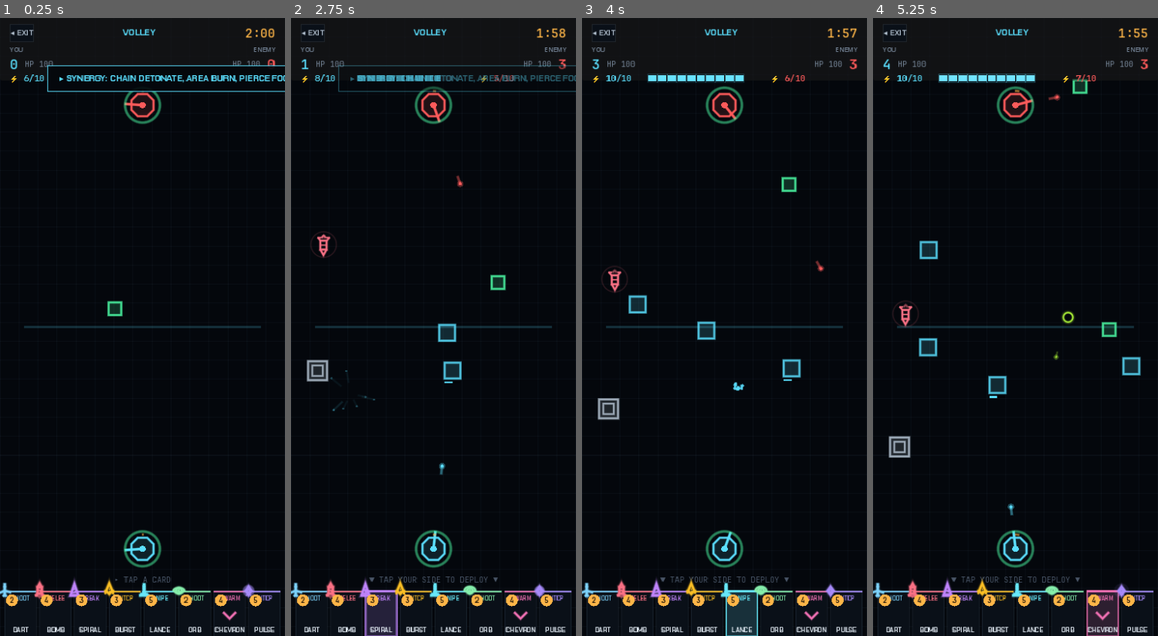
Above: before the commit, frames 1-4 (left to right).
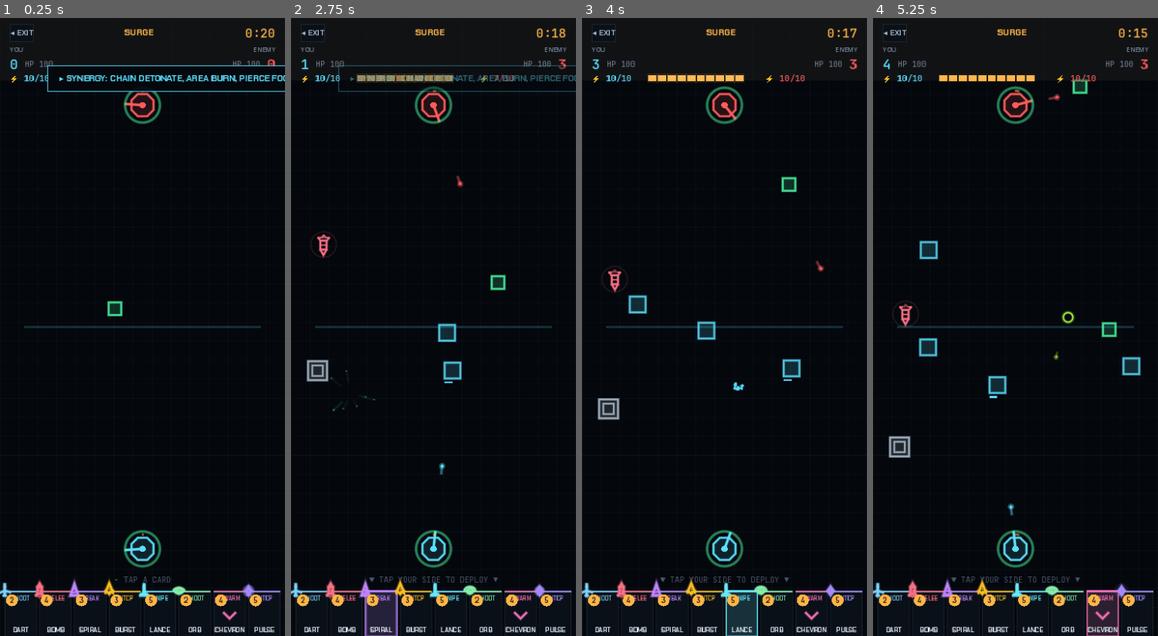
Above: after the commit, the same moments.

Repository: Catalyst86/battle-vector
Game: Godot game, scene res://scenes/match/volley/match_volley.tscn
Same seed, same stepped clock (60 frames per second), same inputs: the game is played once before the commit and once after it. This scene is started directly instead of the project's main scene.
Inputs (mouse positions are in pixels of both pictures, inside the frame that each line leads up to):
- Up to frame 1 (0.25 s): no input
- Up to frame 2 (2.75 s): tap A at 0.5 s; move the mouse to (310, 611) at 0.52 s; click (310, 611) at 0.67 s; move the mouse to (345, 611) at 1.27 s; click (345, 611) at 1.42 s; move the mouse to (382, 611) at 2.02 s; click (382, 611) at 2.17 s
- Up to frame 3 (4 s): move the mouse to (707, 611) at 2.77 s; click (707, 611) at 2.92 s; move the mouse to (741, 611) at 3.52 s; click (741, 611) at 3.67 s
- Up to frame 4 (5.25 s): move the mouse to (1066, 611) at 4.27 s; click (1066, 611) at 4.42 s; move the mouse to (1103, 611) at 5.02 s; click (1103, 611) at 5.17 s

The runs differ from the first frame. In frame 1, 0.2% of the frame differs, in the area x 8-94%, y 1-11%; in frame 2, 0.7%; in frame 3, 0.7%; in frame 4, 0.7%, in the area x 23-94%, y 1-11%.

Commit message:
feat(pacing): SURGE opening phase — full mana, 2x regen, 20-25s
Adds a SURGE sub-phase to both match modes. The idea: the 20 seconds
after BUILD (or in Volley, the first 20 seconds of the match) are
where most "nothing's happening yet" frustration lives. Surge kills
that window — everyone enters with full mana, regen doubles, phase
label flips amber with an amber pip bar to telegraph the boost.

Flow:
  classic:  BUILD → SURGE (25s) → MATCH (155s) → OVERTIME (60s)
  volley:   SURGE (20s)        → MATCH (100s) → OVERTIME (60s)

Total in-match time unchanged; the opening is just repartitioned so
the player hits the ground running instead of waiting for mana pips
to crawl back.

GameConfig gains `surge_seconds` + `surge_mana_regen_mult` exports
(set to 0.0 to disable Surge if a designer wants the old pacing back).
Volley keeps its values as module-local consts since its pacing is
already tuned separately from classic.

Bots get the full-mana start + boosted regen too so their first wave
is as punchy as the player's — asymmetry here would feel exploitable.
Deploy preview / card selection / win detection all accept SURGE as
an active phase so nothing's gated weirdly.

Lays the phase-label infrastructure that the upcoming Overtime Rift +
catch-up economy work will plug into.

Diff:
--- a/vector/resources/game_config.gd
+++ b/vector/resources/game_config.gd
@@ -36,6 +36,15 @@
 @export var mana_start: int = 6
 @export_range(0.1, 5.0, 0.05) var mana_regen_per_sec: float = 1.0
 
+@export_group("Surge phase")
+## Duration (seconds) of the SURGE opening sub-phase that fires at the
+## start of MATCH. During Surge the player enters with full mana and the
+## regen rate is multiplied — cuts the dead zone between BUILD and first
+## meaningful engagement. Set to 0 to disable Surge entirely.
+@export_range(0.0, 60.0, 0.5) var surge_seconds: float = 25.0
+## Mana regen multiplier applied during SURGE. 2.0 = double speed.
+@export_range(1.0, 5.0, 0.1) var surge_mana_regen_mult: float = 2.0
+
 @export_group("Projectiles")
 @export var projectile_speed: float = 260.0
 @export var projectile_trail_length: int = 6
--- a/vector/scripts/match/match.gd
+++ b/vector/scripts/match/match.gd
@@ -4,7 +4,7 @@
 ## 2v2 spawns an ally bot on your side + two enemy bots on theirs. When
 ## networking lands, the bots are replaced by remote peers.
 
-enum Phase { BUILD, MATCH, OVERTIME, OVER }
+enum Phase { BUILD, SURGE, MATCH, OVERTIME, OVER }
 
 @export var deck: Array[CardData] = []
 ## Seconds between bot spawn attempts during MATCH/OVERTIME.
@@ -371,11 +371,14 @@
 		_refresh_ui()
 		return
 	var cfg := GameConfig.data
-	_mana = minf(_mana + cfg.mana_regen_per_sec * delta, float(cfg.mana_max))
+	# SURGE multiplies mana regen for both player and bots — feels like the
+	# match is "hot" from second one rather than a slow ramp.
+	var regen_mult: float = cfg.surge_mana_regen_mult if phase == Phase.SURGE else 1.0
+	_mana = minf(_mana + cfg.mana_regen_per_sec * delta * regen_mult, float(cfg.mana_max))
 	for b in _bots:
 		# Aggressive personas regenerate + act faster. Multiplier range 0.7–1.3.
 		var aggro_mult: float = 0.7 + 0.6 * clampf(b.aggression, 0.0, 1.0)
-		b.mana = minf(b.mana + cfg.mana_regen_per_sec * delta * aggro_mult, float(cfg.mana_max))
+		b.mana = minf(b.mana + cfg.mana_regen_per_sec * delta * aggro_mult * regen_mult, float(cfg.mana_max))
 		b.timer += delta
 		if b.timer >= bot_spawn_interval / aggro_mult:
 			b.timer = 0.0
@@ -446,7 +449,25 @@
 		return
 	SfxBank.play(&"match_start")
 	PlayerProfile.buzz(45)
-	phase = Phase.MATCH
+	var cfg := GameConfig.data
+	# Enter SURGE if configured — full mana + boosted regen for the opening
+	# window so the player can punch aggressively right out of BUILD. If
+	# surge_seconds is 0 we skip straight to MATCH for designer flexibility.
+	if cfg.surge_seconds > 0.0:
+		phase = Phase.SURGE
+		_time_left = cfg.surge_seconds
+		_mana = float(cfg.mana_max)
+		for b in _bots:
+			b.mana = float(cfg.mana_max)
+		phase_label.text = "SURGE"
+		phase_label.add_theme_color_override("font_color", Palette.UI_AMBER)
+		if mana_bar is ManaBar:
+			(mana_bar as ManaBar).pip_color = Palette.UI_AMBER
+			mana_bar.queue_redraw()
+	else:
+		phase = Phase.MATCH
+		_time_left = float(cfg.match_seconds)
+		phase_label.text = "MATCH"
 	_wall_mode = false
 	# Every bot gets its own 3-wall allotment auto-placed on the correct side.
 	for b in _bots:
@@ -454,7 +475,6 @@
 	wall_toggle.visible = false
 	start_btn.visible = false
 	hand.set_interactive(true)
-	phase_label.text = "MATCH"
 	_refresh_ui()
 	_update_hint()
 	_update_coach()
@@ -696,7 +716,17 @@
 
 func _advance_phase() -> void:
 	var cfg := GameConfig.data
-	if phase == Phase.MATCH:
+	if phase == Phase.SURGE:
+		# Surge ended — enter MATCH with the remaining share of match_seconds
+		# so total in-match time stays balanced (25s SURGE + 155s MATCH = 180s).
+		phase = Phase.MATCH
+		_time_left = maxf(0.0, float(cfg.match_seconds) - cfg.surge_seconds)
+		phase_label.text = "MATCH"
+		phase_label.add_theme_color_override("font_color", Palette.UI_CYAN)
+		if mana_bar is ManaBar:
+			(mana_bar as ManaBar).pip_color = Palette.UI_CYAN
+			mana_bar.queue_redraw()
+	elif phase == Phase.MATCH:
 		phase = Phase.OVERTIME
 		_time_left = float(cfg.overtime_seconds)
 		phase_label.text = "OVERTIME"
@@ -829,7 +859,7 @@
 	_update_coach()
 
 func _update_preview(screen: Vector2) -> void:
-	if phase != Phase.MATCH and phase != Phase.OVERTIME:
+	if phase != Phase.SURGE and phase != Phase.MATCH and phase != Phase.OVERTIME:
 		preview.hide_preview()
 		return
 	if _selected == null:
--- a/vector/scripts/match/volley/match_volley.gd
+++ b/vector/scripts/match/volley/match_volley.gd
@@ -4,7 +4,7 @@
 ## match_confirm, game_over) — just the in-match phase is specific to this
 ## mode.
 
-enum Phase { MATCH, OVERTIME, OVER }
+enum Phase { SURGE, MATCH, OVERTIME, OVER }
 
 const SQUARE_SCENE: PackedScene = preload("res://scenes/match/volley/square.tscn")
 const GUN_SCENE: PackedScene = preload("res://scenes/match/volley/gun.tscn")
@@ -31,6 +31,10 @@
 const MATCH_SECONDS: float = 120.0
 const OVERTIME_SECONDS: float = 60.0
 const OT_MARGIN: int = 10  # overtime ends when a side leads by this many
+## Opening sub-phase — enters with full mana + doubled regen. Cuts the
+## "nothing's happening yet" dead zone and encourages early deploys.
+const SURGE_SECONDS: float = 20.0
+const SURGE_MANA_REGEN_MULT: float = 2.0
 ## Field bounds — extended slightly to give squares more runway (descent
 ## distance drives how long the player has to react per spawn). Each side
 ## gets ~315 px instead of ~270.
@@ -65,15 +69,15 @@
 	var favour_roles: Array = []
 	var display_name: String = ""
 
-var phase: Phase = Phase.MATCH
-var _time_left: float = MATCH_SECONDS
+var phase: Phase = Phase.SURGE
+var _time_left: float = SURGE_SECONDS
 var _player_score: int = 0
 var _enemy_score: int = 0
 var _player_gun: Gun
 var _enemy_gun: Gun
 var _deck: Array[CardData] = []
 var _selected: CardData = null
-var _mana: float = MANA_START
+var _mana: float = float(MANA_MAX)
 var _bots: Array[BotState] = []
 
 func _ready() -> void:
@@ -92,6 +96,11 @@
 	_spawn_guns()
 	_setup_hand()
 	_setup_bots()
+	# Kick off SURGE — full mana for everyone so the first 20 seconds are
+	# a kinetic opening rather than waiting for the pip bar to fill.
+	_mana = float(MANA_MAX)
+	for b in _bots:
+		b.mana = float(MANA_MAX)
 	_apply_hud_style()
 	_refresh_hud()
 	SfxBank.play(&"match_start")
@@ -248,7 +257,14 @@
 
 func _apply_hud_style() -> void:
 	phase_label.add_theme_font_override("font", Palette.FONT_DISPLAY_BOLD)
-	phase_label.add_theme_color_override("font_color", Palette.UI_CYAN)
+	# Amber during the SURGE opening, cyan once MATCH proper starts. Set
+	# here (post-_setup) so the initial state reads "SURGE" in amber right
+	# on boot without a frame of stale cyan.
+	if phase == Phase.SURGE:
+		phase_label.text = "SURGE"
+		phase_label.add_theme_color_override("font_color", Palette.UI_AMBER)
+	else:
+		phase_label.add_theme_color_override("font_color", Palette.UI_CYAN)
 	timer_label.add_theme_font_override("font", Palette.FONT_MONO_BOLD)
 	timer_label.add_theme_color_override("font_color", Palette.UI_AMBER)
 	player_score_label.add_theme_font_override("font", Palette.FONT_MONO_BOLD)
@@ -266,7 +282,9 @@
 	enemy_mana_label.add_theme_font_override("font", Palette.FONT_MONO_BOLD)
 	enemy_mana_label.add_theme_color_override("font_color", Palette.UI_RED)
 	if mana_bar is ManaBar:
-		(mana_bar as ManaBar).pip_color = Palette.UI_CYAN
+		# Pips read amber during SURGE so the boosted regen is visible, then
+		# flip to cyan when _advance_phase transitions into MATCH.
+		(mana_bar as ManaBar).pip_color = Palette.UI_AMBER if phase == Phase.SURGE else Palette.UI_CYAN
 		(mana_bar as ManaBar).dim_color = Palette.UI_LINE_2
 		mana_bar.queue_redraw()
 	var exit_sb := StyleBoxFlat.new()
@@ -297,12 +315,14 @@
 	if phase == Phase.OVER:
 		return
 	# Mana regen — matches classic rate so deck-builders transfer feel.
-	_mana = minf(_mana + MANA_REGEN_PER_SEC * delta, float(MANA_MAX))
+	# SURGE doubles the rate so the opening window is kinetic.
+	var regen_mult: float = SURGE_MANA_REGEN_MULT if phase == Phase.SURGE else 1.0
+	_mana = minf(_mana + MANA_REGEN_PER_SEC * delta * regen_mult, float(MANA_MAX))
 	# Bot economies + deploy ticks. Aggression shortens the spawn interval
 	# and boosts regen, matching classic 1V1 pacing.
 	for b in _bots:
 		var aggro_mult: float = 0.7 + 0.6 * clampf(b.aggression, 0.0, 1.0)
-		b.mana = minf(b.mana + MANA_REGEN_PER_SEC * delta * aggro_mult, float(MANA_MAX))
+		b.mana = minf(b.mana + MANA_REGEN_PER_SEC * delta * aggro_mult * regen_mult, float(MANA_MAX))
 		b.timer += delta
 		if b.timer >= BOT_SPAWN_INTERVAL / aggro_mult:
 			b.timer = 0.0
@@ -431,7 +451,17 @@
 			_end_match()
 
 func _advance_phase() -> void:
-	if phase == Phase.MATCH:
+	if phase == Phase.SURGE:
+		# Surge ended — enter MATCH with the remaining total time so the
+		# combined SURGE + MATCH length equals MATCH_SECONDS (95s here).
+		phase = Phase.MATCH
+		_time_left = maxf(0.0, MATCH_SECONDS - SURGE_SECONDS)
+		phase_label.text = "VOLLEY"
+		phase_label.add_theme_color_override("font_color", Palette.UI_CYAN)
+		if mana_bar is ManaBar:
+			(mana_bar as ManaBar).pip_color = Palette.UI_CYAN
+			mana_bar.queue_redraw()
+	elif phase == Phase.MATCH:
 		if _player_score == _enemy_score:
 			phase = Phase.OVERTIME
 			_time_left = OVERTIME_SECONDS
